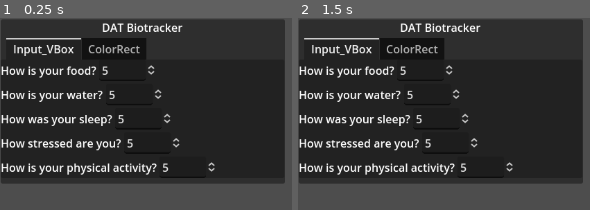
Above: before the commit, frames 1-2 (left to right).
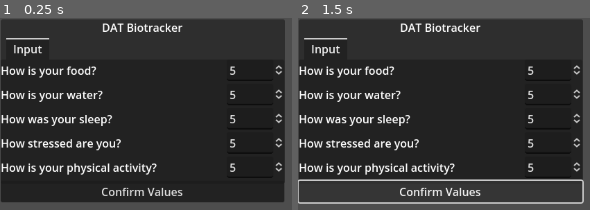
Above: after the commit, the same moments.

Repository: Thorqs/VitaPulsi
Game: Godot game, scene res://control.tscn
The game is run twice, just before and just after one commit, with the same random seed, the same clock (stepped at 60 frames per second) and the same inputs.
Inputs (mouse positions are in pixels of both pictures, inside the frame that each line leads up to):
- Up to frame 1 (0.25 s): no input
- Up to frame 2 (1.5 s): click (441, 190) at 0.5 s, where only the run after the commit has a clickable "Confirm Values"; click (441, 190) at 1.25 s, where only the run after the commit has a clickable "Confirm Values"

The runs differ from the first frame. In frame 1, 13% of the frame differs, in the area x 0-98%, y 10-96%; in frame 2, 6.3%.

Commit message:
Setting up for better layout

Diff:
--- a/Food_Val.gd
+++ /dev/null
@@ -1,15 +0,0 @@
-extends SpinBox
-
-
-# Called when the node enters the scene tree for the first time.
-func _ready():
-	pass # Replace with function body.
-
-
-# Called every frame. 'delta' is the elapsed time since the previous frame.
-func _process(delta):
-	pass
-
-
-func _on_value_changed(value):
-	pass # Replace with function body.
--- a/Food_Bar.gd
+++ b/Input.gd
@@ -1,9 +1,9 @@
-extends TextureProgressBar
-
+extends VBoxContainer
 
 # Called when the node enters the scene tree for the first time.
 func _ready():
-	pass # Replace with function body.
+	# get the list of values objects?
+	pass
 
 
 # Called every frame. 'delta' is the elapsed time since the previous frame.
@@ -11,5 +11,5 @@
 	pass
 
 
-func _on_food_val_value_changed(value):
-	self.value = value
+func _on_input_button_pressed():
+	pass
--- a/control.tscn
+++ b/control.tscn
@@ -1,48 +1,6 @@
-[gd_scene load_steps=13 format=3 uid="uid://cf6llchqikm33"]
+[gd_scene load_steps=2 format=3 uid="uid://cf6llchqikm33"]
 
-[ext_resource type="Script" path="res://Food_Bar.gd" id="1_4hkrw"]
-
-[sub_resource type="CanvasItemMaterial" id="CanvasItemMaterial_uw1cm"]
-
-[sub_resource type="Gradient" id="Gradient_mut7y"]
-colors = PackedColorArray(0, 0, 0, 1, 0.254902, 1, 0.254902, 1)
-
-[sub_resource type="GradientTexture2D" id="GradientTexture2D_1o40j"]
-gradient = SubResource("Gradient_mut7y")
-height = 128
-fill_from = Vector2(0, 1)
-
-[sub_resource type="Gradient" id="Gradient_dy7r6"]
-colors = PackedColorArray(0, 0, 0, 1, 0.0588235, 1, 0.831373, 1)
-
-[sub_resource type="GradientTexture2D" id="GradientTexture2D_r6lgx"]
-gradient = SubResource("Gradient_dy7r6")
-height = 128
-fill_from = Vector2(0, 1)
-
-[sub_resource type="Gradient" id="Gradient_gq71d"]
-colors = PackedColorArray(0, 0, 0, 1, 1, 0, 1, 1)
-
-[sub_resource type="GradientTexture2D" id="GradientTexture2D_utspr"]
-gradient = SubResource("Gradient_gq71d")
-height = 128
-fill_from = Vector2(0, 1)
-
-[sub_resource type="Gradient" id="Gradient_n54yd"]
-colors = PackedColorArray(0, 0, 0, 1, 1, 1, 0, 1)
-
-[sub_resource type="GradientTexture2D" id="GradientTexture2D_1och8"]
-gradient = SubResource("Gradient_n54yd")
-height = 128
-fill_from = Vector2(0, 1)
-
-[sub_resource type="Gradient" id="Gradient_gp045"]
-colors = PackedColorArray(1, 1, 1, 1, 0, 0, 0, 1)
-
-[sub_resource type="GradientTexture2D" id="GradientTexture2D_l6vmk"]
-gradient = SubResource("Gradient_gp045")
-height = 128
-fill_from = Vector2(0, 1)
+[ext_resource type="Script" path="res://Input.gd" id="1_n1rqy"]
 
 [node name="Control" type="Control"]
 layout_mode = 3
@@ -75,122 +33,97 @@
 layout_mode = 2
 use_hidden_tabs_for_min_size = true
 
-[node name="Input_VBox" type="VBoxContainer" parent="Panel/MainVBox/TabContainer"]
+[node name="Input" type="VBoxContainer" parent="Panel/MainVBox/TabContainer"]
+layout_mode = 2
+script = ExtResource("1_n1rqy")
+
+[node name="HBox_Food" type="HBoxContainer" parent="Panel/MainVBox/TabContainer/Input"]
 layout_mode = 2
 
-[node name="HBox_Food" type="HBoxContainer" parent="Panel/MainVBox/TabContainer/Input_VBox"]
-layout_mode = 2
-
-[node name="Food_Label" type="Label" parent="Panel/MainVBox/TabContainer/Input_VBox/HBox_Food"]
+[node name="Food_Label" type="Label" parent="Panel/MainVBox/TabContainer/Input/HBox_Food"]
 layout_mode = 2
 text = "How is your food?"
 
-[node name="Food_Val" type="SpinBox" parent="Panel/MainVBox/TabContainer/Input_VBox/HBox_Food"]
+[node name="Food_spacer" type="Control" parent="Panel/MainVBox/TabContainer/Input/HBox_Food"]
+layout_mode = 2
+size_flags_horizontal = 3
+
+[node name="Food_Val" type="SpinBox" parent="Panel/MainVBox/TabContainer/Input/HBox_Food"]
 layout_mode = 2
 min_value = 1.0
 max_value = 10.0
 value = 5.0
 
-[node name="HBox_Water" type="HBoxContainer" parent="Panel/MainVBox/TabContainer/Input_VBox"]
+[node name="HBox_Water" type="HBoxContainer" parent="Panel/MainVBox/TabContainer/Input"]
 layout_mode = 2
 
-[node name="Water_Label" type="Label" parent="Panel/MainVBox/TabContainer/Input_VBox/HBox_Water"]
+[node name="Water_Label" type="Label" parent="Panel/MainVBox/TabContainer/Input/HBox_Water"]
 layout_mode = 2
 text = "How is your water?"
 
-[node name="Water_Val" type="SpinBox" parent="Panel/MainVBox/TabContainer/Input_VBox/HBox_Water"]
+[node name="Water_space" type="Control" parent="Panel/MainVBox/TabContainer/Input/HBox_Water"]
+layout_mode = 2
+size_flags_horizontal = 3
+
+[node name="Water_Val" type="SpinBox" parent="Panel/MainVBox/TabContainer/Input/HBox_Water"]
 layout_mode = 2
 min_value = 1.0
 max_value = 10.0
 value = 5.0
 
-[node name="HBox_Sleep" type="HBoxContainer" parent="Panel/MainVBox/TabContainer/Input_VBox"]
+[node name="HBox_Sleep" type="HBoxContainer" parent="Panel/MainVBox/TabContainer/Input"]
 layout_mode = 2
 
-[node name="Sleep_Label" type="Label" parent="Panel/MainVBox/TabContainer/Input_VBox/HBox_Sleep"]
+[node name="Sleep_Label" type="Label" parent="Panel/MainVBox/TabContainer/Input/HBox_Sleep"]
 layout_mode = 2
 text = "How was your sleep?"
 
-[node name="Sleep_Val" type="SpinBox" parent="Panel/MainVBox/TabContainer/Input_VBox/HBox_Sleep"]
+[node name="sleep_space" type="Control" parent="Panel/MainVBox/TabContainer/Input/HBox_Sleep"]
+layout_mode = 2
+size_flags_horizontal = 3
+
+[node name="Sleep_Val" type="SpinBox" parent="Panel/MainVBox/TabContainer/Input/HBox_Sleep"]
 layout_mode = 2
 min_value = 1.0
 max_value = 10.0
 value = 5.0
 
-[node name="HBox_Stress" type="HBoxContainer" parent="Panel/MainVBox/TabContainer/Input_VBox"]
+[node name="HBox_Stress" type="HBoxContainer" parent="Panel/MainVBox/TabContainer/Input"]
 layout_mode = 2
 
-[node name="Stress_Label" type="Label" parent="Panel/MainVBox/TabContainer/Input_VBox/HBox_Stress"]
+[node name="Stress_Label" type="Label" parent="Panel/MainVBox/TabContainer/Input/HBox_Stress"]
 layout_mode = 2
 text = "How stressed are you?"
 
-[node name="Stress_Val" type="SpinBox" parent="Panel/MainVBox/TabContainer/Input_VBox/HBox_Stress"]
+[node name="Stress_Space" type="Control" parent="Panel/MainVBox/TabContainer/Input/HBox_Stress"]
+layout_mode = 2
+size_flags_horizontal = 3
+
+[node name="Stress_Val" type="SpinBox" parent="Panel/MainVBox/TabContainer/Input/HBox_Stress"]
 layout_mode = 2
 min_value = 1.0
 max_value = 10.0
 value = 5.0
 
-[node name="HBox_Activity" type="HBoxContainer" parent="Panel/MainVBox/TabContainer/Input_VBox"]
+[node name="HBox_Activity" type="HBoxContainer" parent="Panel/MainVBox/TabContainer/Input"]
 layout_mode = 2
 
-[node name="Activity_Label" type="Label" parent="Panel/MainVBox/TabContainer/Input_VBox/HBox_Activity"]
+[node name="Activity_Label" type="Label" parent="Panel/MainVBox/TabContainer/Input/HBox_Activity"]
 layout_mode = 2
 text = "How is your physical activity?"
 
-[node name="Activity_Val" type="SpinBox" parent="Panel/MainVBox/TabContainer/Input_VBox/HBox_Activity"]
+[node name="activity_Space" type="Control" parent="Panel/MainVBox/TabContainer/Input/HBox_Activity"]
+layout_mode = 2
+size_flags_horizontal = 3
+
+[node name="Activity_Val" type="SpinBox" parent="Panel/MainVBox/TabContainer/Input/HBox_Activity"]
 layout_mode = 2
 min_value = 1.0
 max_value = 10.0
 value = 5.0
 
-[node name="ColorRect" type="ColorRect" parent="Panel/MainVBox/TabContainer"]
-visible = false
+[node name="Input_Button" type="Button" parent="Panel/MainVBox/TabContainer/Input"]
 layout_mode = 2
-color = Color(0.658824, 0.745098, 0.803922, 1)
+text = "Confirm Values"
 
-[node name="VtoHBox" type="HBoxContainer" parent="Panel/MainVBox/TabContainer/ColorRect"]
-layout_mode = 1
-anchors_preset = 15
-anchor_right = 1.0
-anchor_bottom = 1.0
-grow_horizontal = 2
-grow_vertical = 2
-
-[node name="Food_Bar" type="TextureProgressBar" parent="Panel/MainVBox/TabContainer/ColorRect/VtoHBox"]
-material = SubResource("CanvasItemMaterial_uw1cm")
-layout_mode = 2
-max_value = 10.0
-value = 1.0
-fill_mode = 3
-texture_progress = SubResource("GradientTexture2D_1o40j")
-script = ExtResource("1_4hkrw")
-
-[node name="Water_Bar" type="TextureProgressBar" parent="Panel/MainVBox/TabContainer/ColorRect/VtoHBox"]
-layout_mode = 2
-max_value = 10.0
-value = 1.0
-fill_mode = 3
-texture_progress = SubResource("GradientTexture2D_r6lgx")
-
-[node name="Sleep_Bar" type="TextureProgressBar" parent="Panel/MainVBox/TabContainer/ColorRect/VtoHBox"]
-layout_mode = 2
-max_value = 10.0
-value = 10.0
-fill_mode = 3
-texture_progress = SubResource("GradientTexture2D_utspr")
-
-[node name="Stress_Bar" type="TextureProgressBar" parent="Panel/MainVBox/TabContainer/ColorRect/VtoHBox"]
-layout_mode = 2
-max_value = 10.0
-value = 1.0
-fill_mode = 3
-texture_progress = SubResource("GradientTexture2D_1och8")
-
-[node name="Activity_Bar" type="TextureProgressBar" parent="Panel/MainVBox/TabContainer/ColorRect/VtoHBox"]
-layout_mode = 2
-max_value = 10.0
-value = 10.0
-fill_mode = 3
-texture_progress = SubResource("GradientTexture2D_l6vmk")
-
-[connection signal="value_changed" from="Panel/MainVBox/TabContainer/Input_VBox/HBox_Food/Food_Val" to="Panel/MainVBox/TabContainer/ColorRect/VtoHBox/Food_Bar" method="_on_food_val_value_changed"]
+[connection signal="pressed" from="Panel/MainVBox/TabContainer/Input/Input_Button" to="Panel/MainVBox/TabContainer/Input" method="_on_input_button_pressed"]
